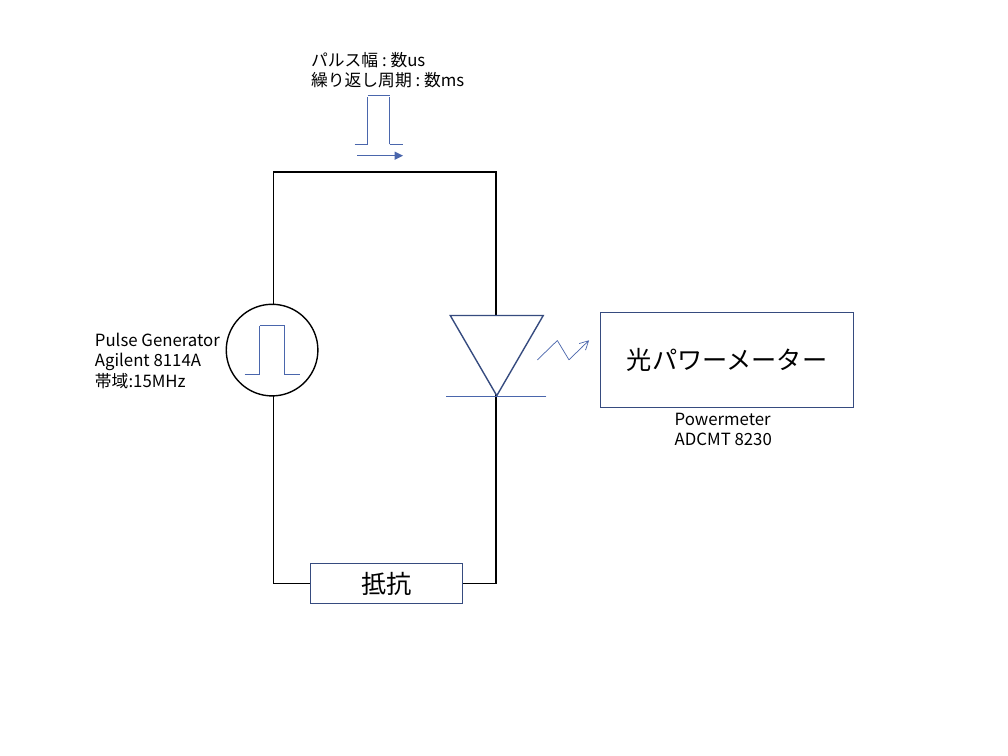
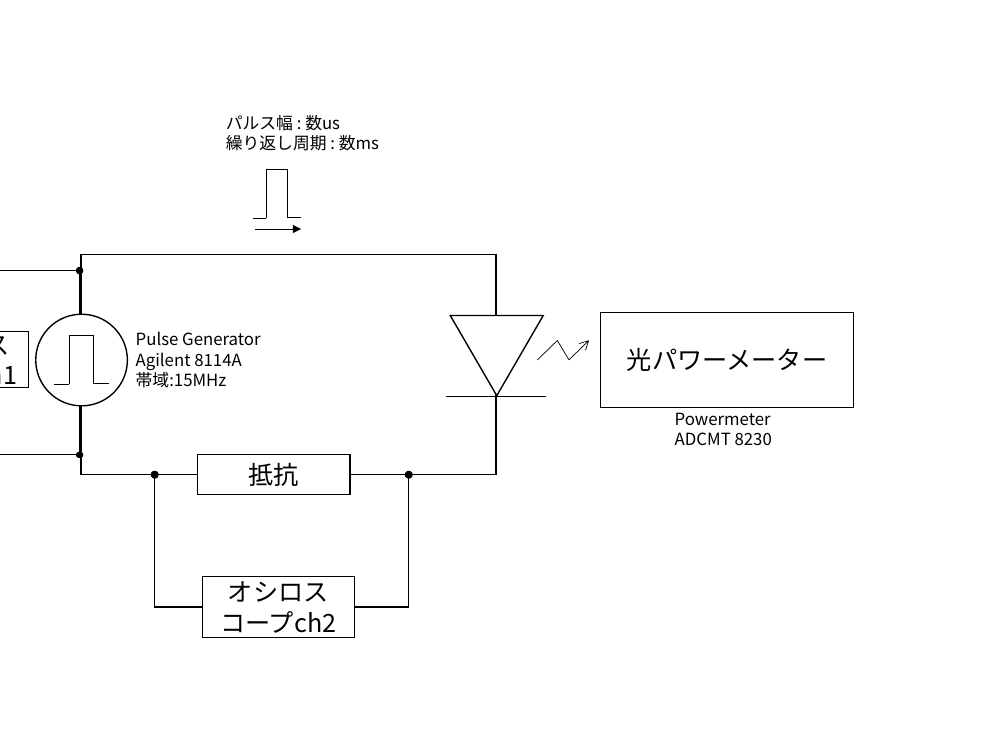
Before and after one commit to komatsubara/yakisaba, a slide deck: slide 2 of 修論/本文/figure/fig_2_2_IL_setup.pptx. Drawn at 1008x756 pixels with LibreOffice and Linux fonts; fonts in the diff are those of the drawing. Boxes give left, top, right and bottom in pixels: in the first picture for what was removed or moved away, otherwise in the second. Text is boxed around its words. In the diff, an @@ line names an element or a change of style, - is before the commit and + after.

```diff
--- a/修論/本文/figure/fig_2_2_IL_setup.pptx
+++ b/修論/本文/figure/fig_2_2_IL_setup.pptx
@@ text "パルス幅 : 数us": place and size @@
-text "パルス幅 : 数us" at <box>311,52,464,88</box>
+text "パルス幅 : 数us" at <box>226,115,379,151</box>
@@ 3 lines, 1 arrow: place and size @@
-3 lines, 1 arrow at <box>355,96,403,156</box>
+3 lines, 1 arrow at <box>253,169,301,229</box>
@@ line (266, 218) - (266, 170): stroke #4A66AC 0.5 pt to #000000 0.5 pt @@
@@ line (266, 169) - (288, 169): stroke #4A66AC 0.5 pt to #000000 0.5 pt @@
@@ line moved from (390, 144) - (390, 97) to (287, 218) - (287, 170) @@
@@ line (287, 218) - (287, 170): stroke #4A66AC 0.5 pt to #000000 0.5 pt @@
@@ line (253, 218) - (266, 218): stroke #4A66AC 0.5 pt to #000000 0.5 pt @@
@@ arrow (255, 229) - (301, 229): stroke #4A66AC 0.5 pt to #000000 0.5 pt @@
@@ line moved from (390, 144) - (403, 144) to (287, 218) - (301, 218) @@
@@ line (287, 218) - (301, 218): stroke #4A66AC 0.5 pt to #000000 0.5 pt @@
@@ rectangle: place and size @@
-rectangle at <box>274,172,497,584</box>
+rectangle at <box>81,255,496,475</box>
@@ text "Pulse Generator": place and size @@
-text "Pulse Generator" at <box>95,332,219,389</box>
+text "Pulse Generator" at <box>136,331,260,388</box>
@@ outline #374B7F 1 pt to #000000 1 pt in 3 elements at <box>601,312,854,407</box>, <box>198,455,350,495</box>, <box>451,316,543,396</box> @@
@@ line (70, 384) - (70, 337): stroke #4A66AC 0.5 pt to #000000 0.5 pt @@
@@ line (70, 336) - (94, 336): stroke #4A66AC 0.5 pt to #000000 0.5 pt @@
@@ line (94, 384) - (94, 337): stroke #4A66AC 0.5 pt to #000000 0.5 pt @@
@@ line (537, 360) - (557, 341): stroke #4A66AC 0.5 pt to #000000 0.5 pt @@
@@ line (557, 341) - (570, 360): stroke #4A66AC 0.5 pt to #000000 0.5 pt @@
@@ arrow (570, 360) - (589, 341): stroke #4A66AC 0.5 pt to #000000 0.5 pt @@
@@ line (54, 384) - (70, 384): stroke #4A66AC 0.5 pt to #000000 0.5 pt @@
@@ 5 lines, 1 ellipse: place and size @@
-5 lines, 1 ellipse at <box>227,304,319,396</box>
+5 lines, 1 ellipse at <box>36,314,128,406</box>
@@ line (94, 384) - (109, 384): stroke #4A66AC 0.5 pt to #000000 0.5 pt @@
@@ line (546, 396) - (446, 396): stroke #4A66AC 0.5 pt to #000000 0.5 pt @@
@@ group added at <box>0,267,83,457</box>: 2 rectangles, 2 ellipses @@
+オシロスコープch1
@@ ellipse added at <box>151,472,157,478</box>, fill #000000, outline #000000 1 pt @@
@@ rectangle added at <box>155,475,409,607</box>, outline #000000 1 pt @@
@@ rectangle "抵抗": place and size @@
-rectangle "抵抗" at <box>310,563,463,604</box>
+rectangle "抵抗" at <box>198,455,350,495</box>
@@ ellipse added at <box>405,472,411,478</box>, fill #000000, outline #000000 1 pt @@
@@ rectangle added at <box>203,577,355,638</box>, fill #FFFFFF, outline #000000 1 pt, 18 pt, text #000000 @@
+オシロスコープch2
```
Also in this commit, not shown: 48 other files.
